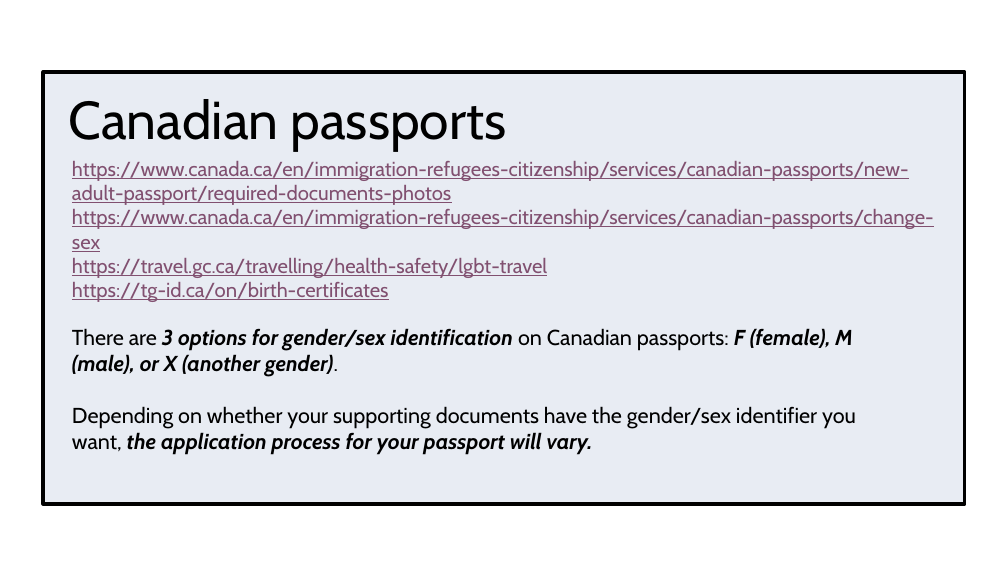
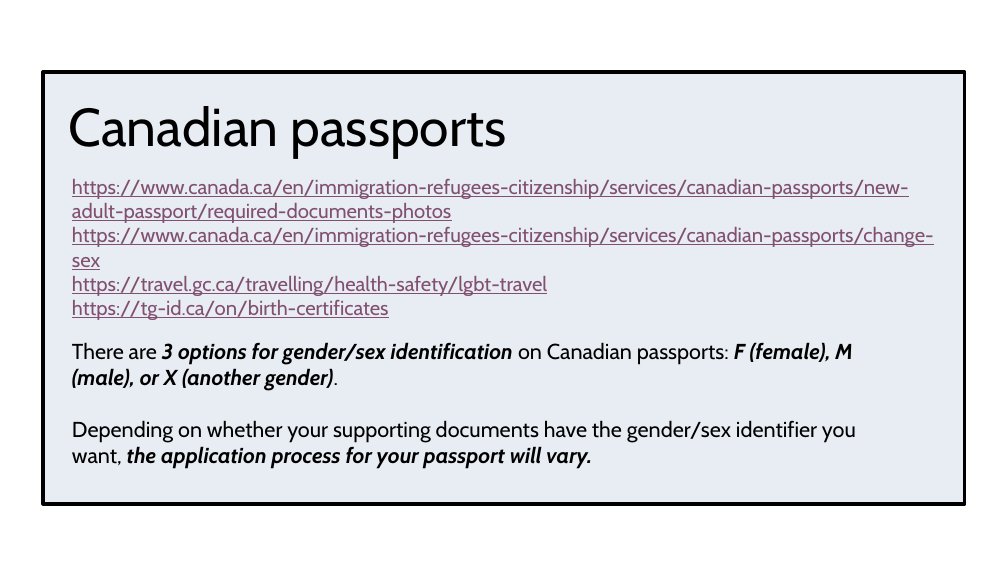
Before and after one commit to torontopubliclibra/tg-id-beta, a slide deck: slide 23 of data/tg-id-0425.pptx. Drawn at 1008x567 pixels with LibreOffice and Linux fonts; fonts in the diff are those of the drawing; background and template pictures are left out. Boxes give left, top, right and bottom in pixels: in the first picture for what was removed or moved away, otherwise in the second. Text is boxed around its words. In the diff, an @@ line names an element or a change of style, - is before the commit and + after.

```diff
--- a/data/tg-id-0425.pptx
+++ b/data/tg-id-0425.pptx
@@ title "Canadian passports": place and size @@
-title "Canadian passports" at (68,99,507,151)
+title "Canadian passports" at (68,106,507,158)
@@ subtitle "https://www.canada.ca/en/immigration-refugees-citizenship/se ...": place and size @@
-subtitle "https://www.canada.ca/en/immigration-refugees-citizenship/se ..." at (72,161,934,302)
+subtitle "https://www.canada.ca/en/immigration-refugees-citizenship/se ..." at (72,179,934,320)
@@ text "There are 3 options for ...": place and size @@
-text "There are 3 options for ..." at (72,328,856,454)
+text "There are 3 options for ..." at (72,342,856,469)
```
Also in this commit, not shown: 24 other slides changed, 4 other files.
